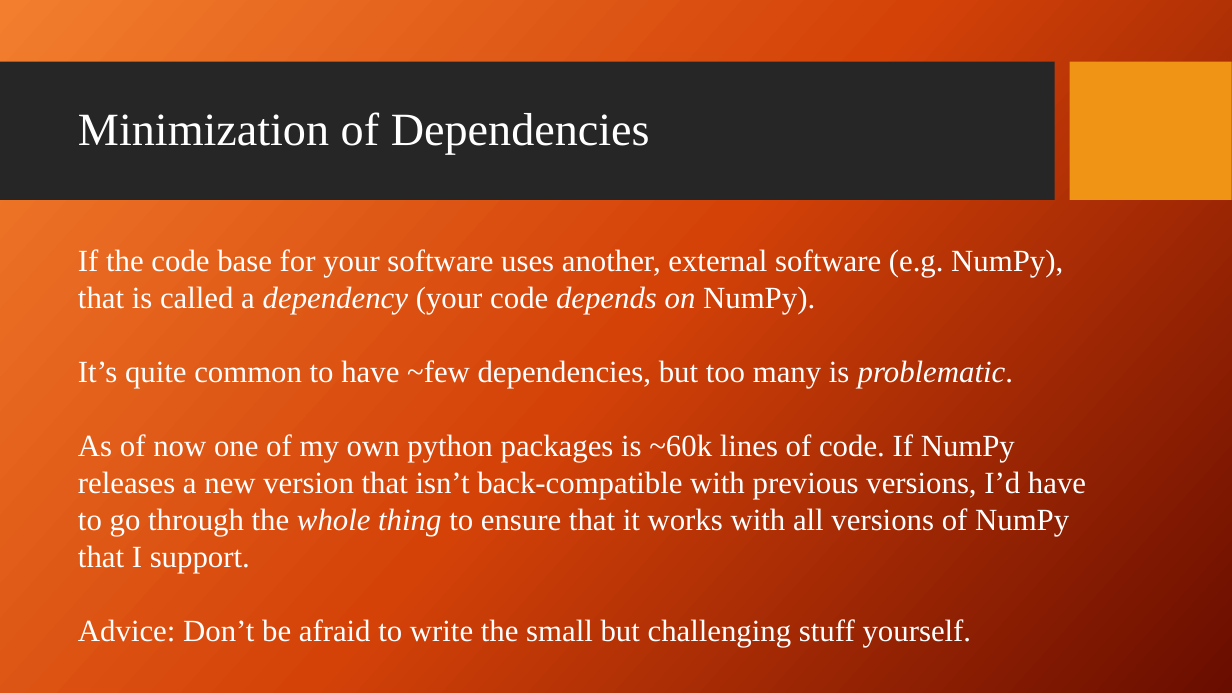
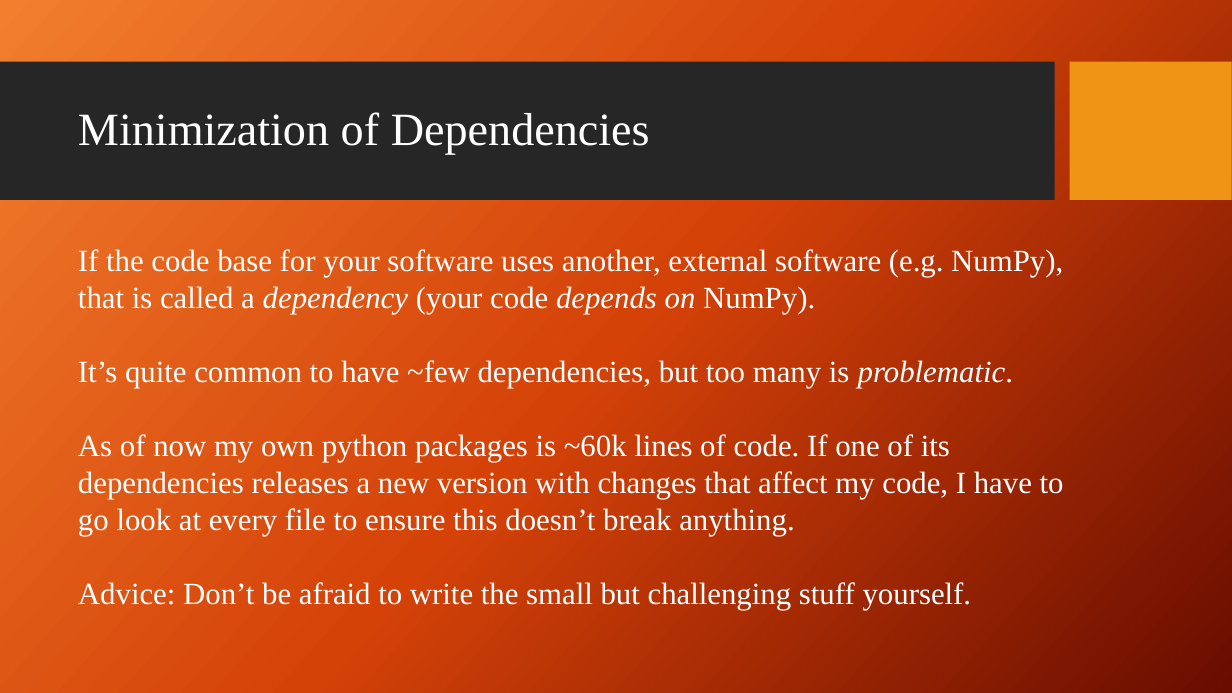
Before and after one commit to giganano/PythonBootcamp, a slide deck: slide 7 of slides/basicSE.pptx (slide 6 before the commit). Drawn at 1232x693 pixels with LibreOffice and Linux fonts; fonts in the diff are those of the drawing; background and template pictures are left out. Boxes give left, top, right and bottom in pixels: in the first picture for what was removed or moved away, otherwise in the second. Text is boxed around its words. In the diff, an @@ line names an element or a change of style, - is before the commit and + after.

```diff
--- a/slides/basicSE.pptx
+++ b/slides/basicSE.pptx
@@ text at (78,434,1064,536): text changed @@
-As of now one of my own python packages is ~60k lines of code. If NumPy releases a new version that isn’t back-compatible with previous versions, I’d have to go through the whole thing to ensure that it works with all versions of NumPy that I support.
+As of now my own python packages is ~60k lines of code. If one of its dependencies releases a new version with changes that affect my code, I have to go look at every file to ensure this doesn’t break anything.
```
Also in this commit, not shown: 1 other slide changed, 1 slide added, 1 other file.
